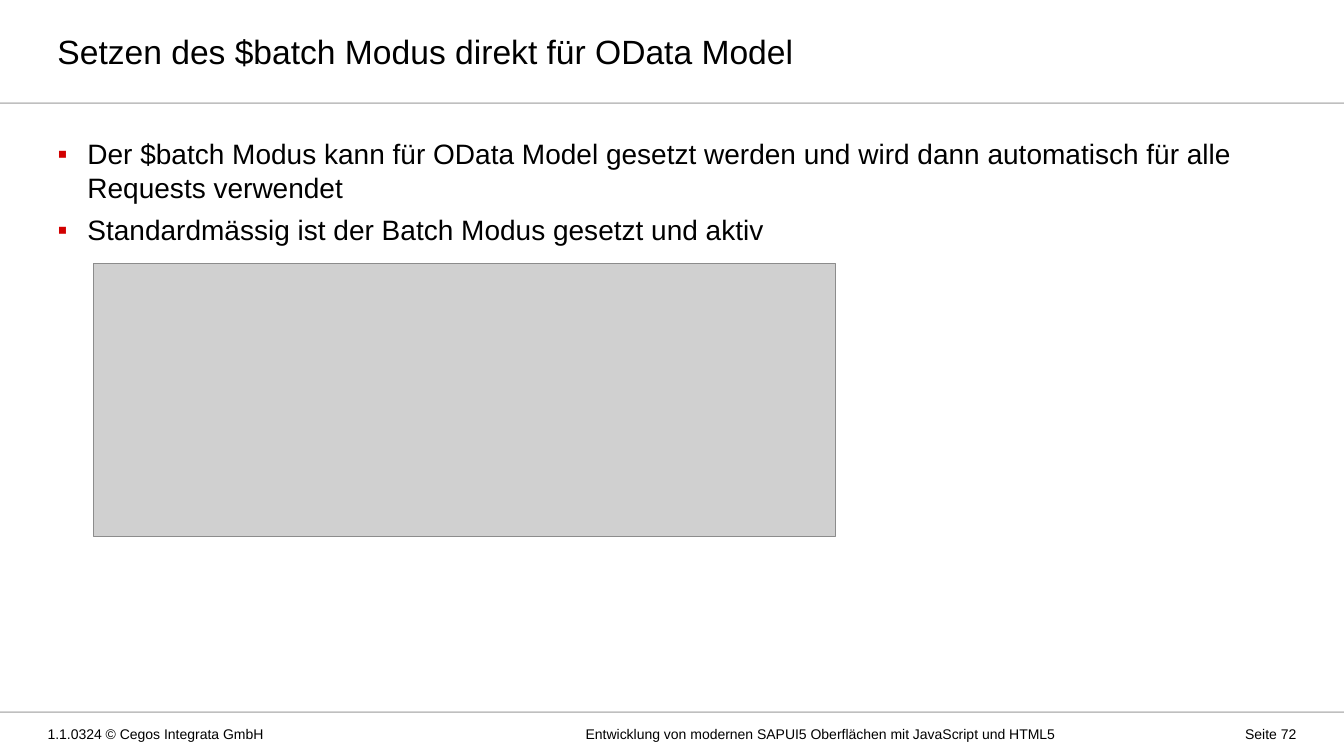
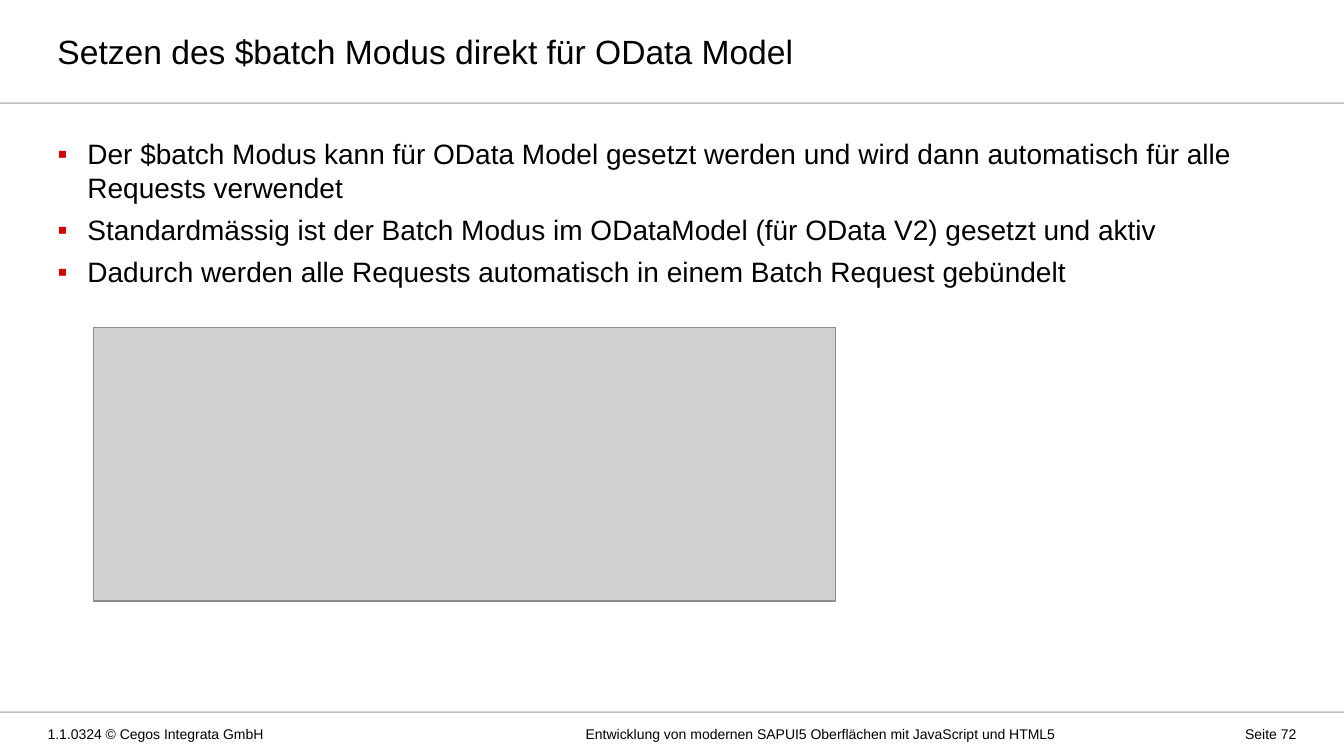
Before and after one commit to MatLange/Schulung-SAPUI5-und-Fiori, a slide deck: slide 72 of Präsentationsfolien/Tag03_SAPUI5-Fiori_DE.pptx. Drawn at 1344x756 pixels with LibreOffice and Linux fonts; fonts in the diff are those of the drawing; grey boxes stand for pictures; background and template pictures are left out. Boxes give left, top, right and bottom in pixels: in the first picture for what was removed or moved away, otherwise in the second. Text is boxed around its words. In the diff, an @@ line names an element or a change of style, - is before the commit and + after.

```diff
--- a/Präsentationsfolien/Tag03_SAPUI5-Fiori_DE.pptx
+++ b/Präsentationsfolien/Tag03_SAPUI5-Fiori_DE.pptx
@@ text at (87,219,1156,287): text changed @@
-▪ Standardmässig ist der Batch Modus gesetzt und aktiv
+▪ Standardmässig ist der Batch Modus im ODataModel (für OData V2) gesetzt und aktiv
+▪ Dadurch werden alle Requests automatisch in einem Batch Request gebündelt
@@ picture: place and size @@
-picture at (94,263,836,536)
+picture at (94,328,836,601)
```
Also in this commit, not shown: 3 other slides changed, 2 slides added, 2 slides removed, 3 other files.
